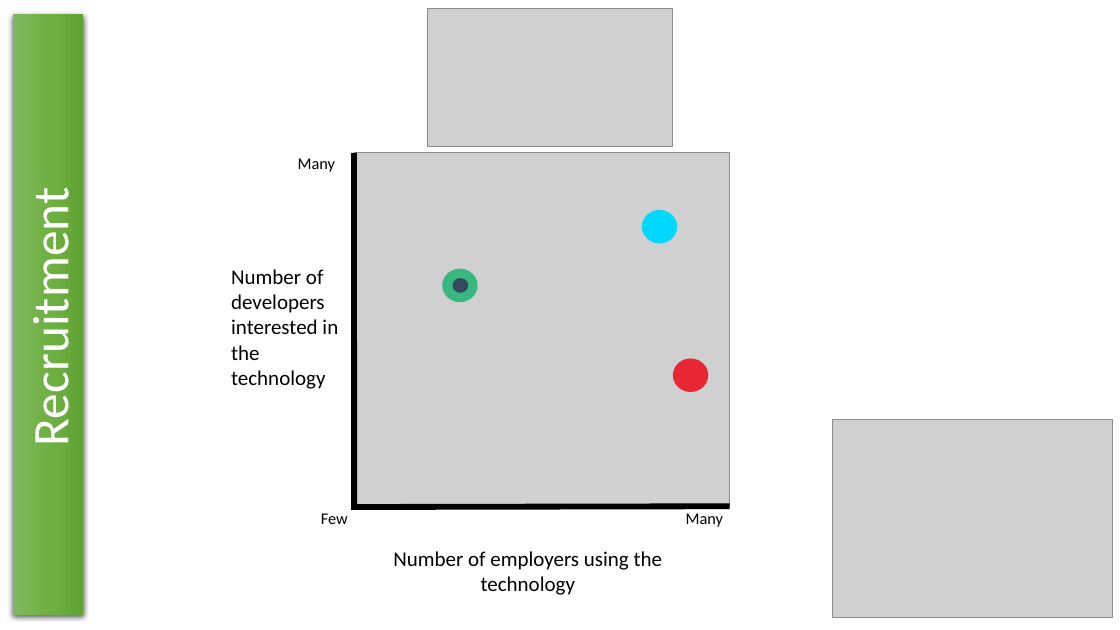
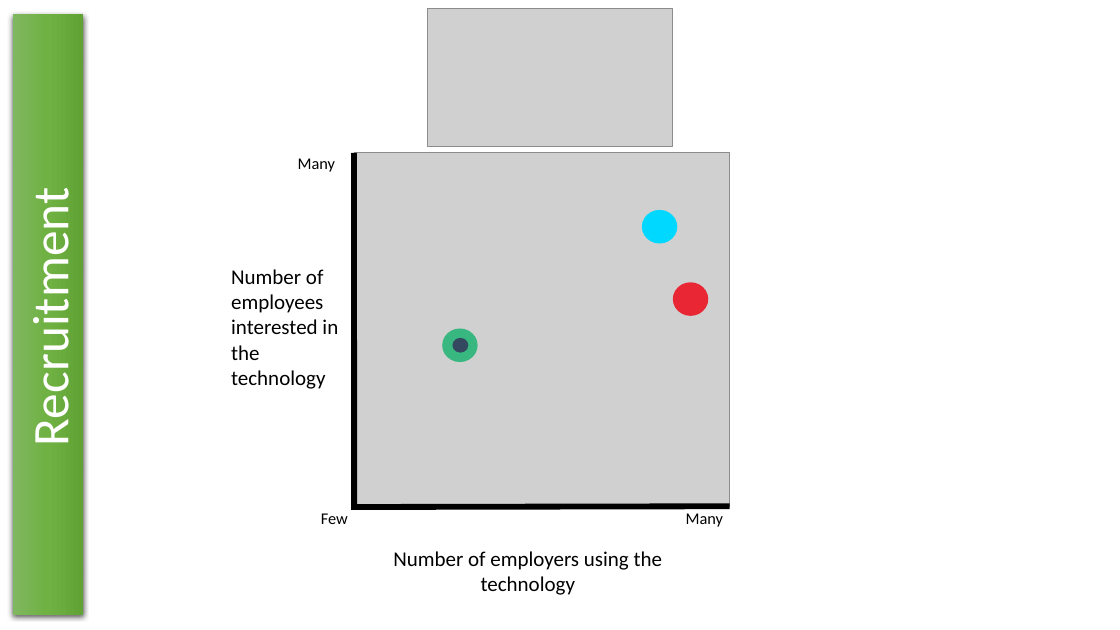
Before and after one commit to DarynHolmes/vue-vuex-interop, a slide deck: slide 8 of slides/Vue.pptx. Drawn at 1120x630 pixels with LibreOffice and Linux fonts; fonts in the diff are those of the drawing; grey boxes stand for pictures. Boxes give left, top, right and bottom in pixels: in the first picture for what was removed or moved away, otherwise in the second. Text is boxed around its words. In the diff, an @@ line names an element or a change of style, - is before the commit and + after.

```diff
--- a/slides/Vue.pptx
+++ b/slides/Vue.pptx
@@ text at [231,269,338,389]: text changed @@
-Number of developers interested in the technology
+Number of employees interested in the technology
@@ ellipse: place and size @@
-ellipse at [673,359,708,392]
+ellipse at [673,282,708,316]
@@ ellipse: place and size @@
-ellipse at [442,269,477,302]
+ellipse at [442,329,477,362]
@@ ellipse: place and size @@
-ellipse at [453,278,469,293]
+ellipse at [453,338,469,353]
@@ picture removed at [833,420,1112,618] @@
```
Also in this commit, not shown: 14 other slides changed, 11 slides added, 3 slides removed, 2 other files.
